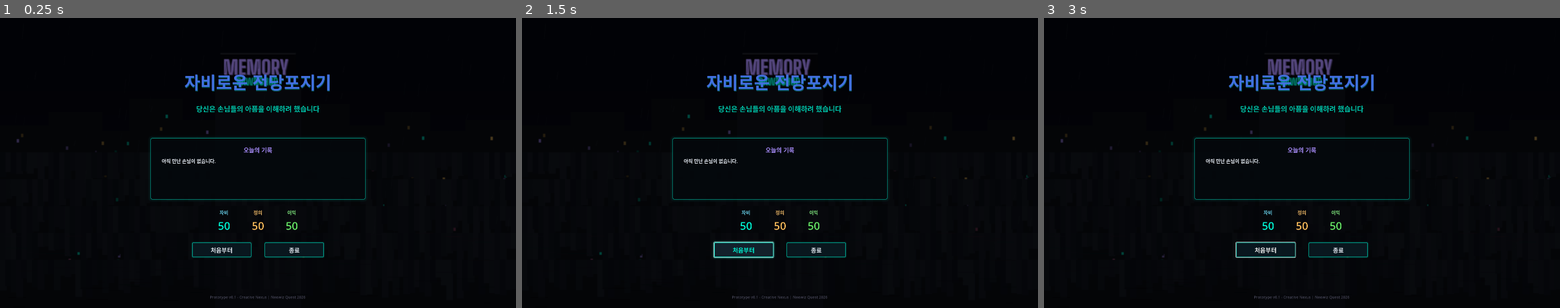
Above: before the commit, frames 1-3 (left to right).
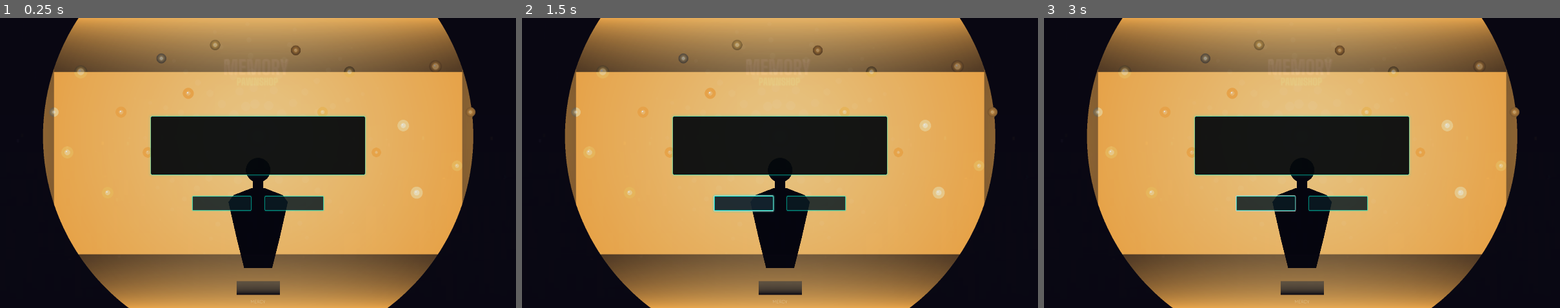
Above: after the commit, the same moments.

Repository: yonghwan1106/neowiz-quest-pawnshop
Game: Godot game, scene res://scenes/ending.tscn
The game is run twice, just before and just after one commit, with the same random seed, the same clock (stepped at 60 frames per second) and the same inputs. This scene is started directly instead of the project's main scene.
Inputs (mouse positions are in pixels of both pictures, inside the frame that each line leads up to):
- Up to frame 1 (0.25 s): no input
- Up to frame 2 (1.5 s): click "처음부터" at 0.5 s; click "처음부터" at 1.25 s
- Up to frame 3 (3 s): click "처음부터" at 2 s; tap Enter at 2.75 s; move the mouse to (1415, 148) at 2.77 s; click (1415, 148) at 2.92 s

The runs differ from the first frame. In frame 1, 65% of the frame differs, in the area x 3-98%, y 0-100%; in frame 2, 66%; in frame 3, 65%.

Commit message:
Add ending illustrations, UI icons, and particle effect reference
- Add 3 ending illustrations (mercy, justice, profit) with Neo-Noir style
- Add 4 UI icons for reputation system (mercy, justice, profit, memory)
- Add interactive memory orb particle effect reference (p5.js HTML)
- Update ending.tscn to display ending-specific illustrations
- Update pawnshop.tscn with reputation icons in UI panel
- Include design philosophy documentation for visual consistency

🤖 Generated with Claude Code

Co-Authored-By: Claude <noreply@anthropic.com>

Diff:
--- a/prototype/resources/theme_neowiz.tres
+++ b/prototype/resources/theme_neowiz.tres
@@ -1,4 +1,8 @@
-[gd_resource type="Theme" format=3]
+[gd_resource type="Theme" load_steps=16 format=3]
+
+[ext_resource type="FontFile" path="res://assets/fonts/NotoSansKR-Regular.ttf" id="1_font_regular"]
+[ext_resource type="FontFile" path="res://assets/fonts/NotoSansKR-Bold.ttf" id="2_font_bold"]
+[ext_resource type="FontFile" path="res://assets/fonts/BlackHanSans-Regular.ttf" id="3_font_title"]
 
 [sub_resource type="StyleBoxFlat" id="StyleBoxFlat_button_normal"]
 bg_color = Color(0.04, 0.06, 0.1, 0.8)
@@ -144,13 +148,15 @@
 
 [resource]
 default_base_scale = 1.0
-default_font_size = 18
+default_font = ExtResource("1_font_regular")
+default_font_size = 20
 
 Button/colors/font_color = Color(0.89, 0.91, 0.94, 1)
 Button/colors/font_hover_color = Color(0, 0.96, 0.83, 1)
 Button/colors/font_pressed_color = Color(1, 1, 1, 1)
 Button/colors/font_disabled_color = Color(0.5, 0.5, 0.55, 0.7)
-Button/font_sizes/font_size = 20
+Button/fonts/font = ExtResource("2_font_bold")
+Button/font_sizes/font_size = 22
 Button/styles/normal = SubResource("StyleBoxFlat_button_normal")
 Button/styles/hover = SubResource("StyleBoxFlat_button_hover")
 Button/styles/pressed = SubResource("StyleBoxFlat_button_pressed")
@@ -160,13 +166,15 @@
 Label/colors/font_shadow_color = Color(0, 0, 0, 0.5)
 Label/constants/shadow_offset_x = 1
 Label/constants/shadow_offset_y = 1
-Label/font_sizes/font_size = 18
+Label/fonts/font = ExtResource("1_font_regular")
+Label/font_sizes/font_size = 20
 
 Panel/styles/panel = SubResource("StyleBoxFlat_panel")
 
 PanelContainer/styles/panel = SubResource("StyleBoxFlat_dialogue_box")
 
 ProgressBar/colors/font_color = Color(0.89, 0.91, 0.94, 1)
+ProgressBar/fonts/font = ExtResource("1_font_regular")
 ProgressBar/styles/background = SubResource("StyleBoxFlat_progress_bg")
 ProgressBar/styles/fill = SubResource("StyleBoxFlat_progress_fill")
 
@@ -174,14 +182,18 @@
 LineEdit/colors/font_placeholder_color = Color(0.5, 0.55, 0.6, 0.7)
 LineEdit/colors/caret_color = Color(0, 0.96, 0.83, 1)
 LineEdit/colors/selection_color = Color(0.65, 0.55, 0.98, 0.4)
+LineEdit/fonts/font = ExtResource("1_font_regular")
 LineEdit/styles/normal = SubResource("StyleBoxFlat_lineedit")
 LineEdit/styles/focus = SubResource("StyleBoxFlat_lineedit_focus")
 
 RichTextLabel/colors/default_color = Color(0.89, 0.91, 0.94, 1)
-RichTextLabel/font_sizes/normal_font_size = 18
+RichTextLabel/fonts/normal_font = ExtResource("1_font_regular")
+RichTextLabel/fonts/bold_font = ExtResource("2_font_bold")
+RichTextLabel/font_sizes/normal_font_size = 20
 
 PopupMenu/colors/font_color = Color(0.89, 0.91, 0.94, 1)
 PopupMenu/colors/font_hover_color = Color(0, 0.96, 0.83, 1)
+PopupMenu/fonts/font = ExtResource("1_font_regular")
 PopupMenu/styles/panel = SubResource("StyleBoxFlat_popup")
 PopupMenu/styles/separator = SubResource("StyleBoxFlat_separator")
 
--- a/prototype/scenes/ending.tscn
+++ b/prototype/scenes/ending.tscn
@@ -1,8 +1,11 @@
-[gd_scene load_steps=4 format=3 uid="uid://f6yk1v8k2q1y7"]
+[gd_scene load_steps=7 format=3 uid="uid://f6yk1v8k2q1y7"]
 
 [ext_resource type="Script" path="res://scripts/ending.gd" id="1_ending"]
 [ext_resource type="Texture2D" path="res://assets/backgrounds/bg_title.png" id="2_bg"]
 [ext_resource type="Theme" path="res://resources/theme_neowiz.tres" id="3_theme"]
+[ext_resource type="Texture2D" path="res://assets/illustrations/ending_mercy.png" id="4_ending_mercy"]
+[ext_resource type="Texture2D" path="res://assets/illustrations/ending_justice.png" id="5_ending_justice"]
+[ext_resource type="Texture2D" path="res://assets/illustrations/ending_profit.png" id="6_ending_profit"]
 
 [node name="Ending" type="Control"]
 layout_mode = 3
@@ -33,6 +36,18 @@
 grow_horizontal = 2
 grow_vertical = 2
 color = Color(0, 0, 0, 0.5)
+
+[node name="EndingIllustration" type="TextureRect" parent="."]
+layout_mode = 1
+anchors_preset = 15
+anchor_right = 1.0
+anchor_bottom = 1.0
+grow_horizontal = 2
+grow_vertical = 2
+texture = ExtResource("4_ending_mercy")
+expand_mode = 1
+stretch_mode = 6
+modulate = Color(1, 1, 1, 0.9)
 
 [node name="VBoxContainer" type="VBoxContainer" parent="."]
 layout_mode = 1
--- a/prototype/scenes/pawnshop.tscn
+++ b/prototype/scenes/pawnshop.tscn
@@ -1,10 +1,14 @@
-[gd_scene load_steps=6 format=3 uid="uid://c3yk8v5k9q8y4"]
+[gd_scene load_steps=10 format=3 uid="uid://c3yk8v5k9q8y4"]
 
 [ext_resource type="Script" path="res://scripts/pawnshop.gd" id="1_pawnshop"]
 [ext_resource type="Texture2D" path="res://assets/backgrounds/bg_pawnshop.png" id="2_bg"]
 [ext_resource type="Theme" path="res://resources/theme_neowiz.tres" id="3_theme"]
 [ext_resource type="Texture2D" path="res://assets/effects/memory_orb.png" id="4_orb"]
 [ext_resource type="Texture2D" path="res://assets/effects/memory_orb_cyan.png" id="5_orb_cyan"]
+[ext_resource type="Texture2D" path="res://assets/ui/icon_mercy.png" id="6_icon_mercy"]
+[ext_resource type="Texture2D" path="res://assets/ui/icon_justice.png" id="7_icon_justice"]
+[ext_resource type="Texture2D" path="res://assets/ui/icon_profit.png" id="8_icon_profit"]
+[ext_resource type="Texture2D" path="res://assets/ui/icon_memory.png" id="9_icon_memory"]
 
 [node name="Pawnshop" type="Control"]
 layout_mode = 3
@@ -137,48 +141,72 @@
 
 [node name="MercyBar" type="HBoxContainer" parent="UI/ReputationPanel/VBox"]
 layout_mode = 2
+theme_override_constants/separation = 8
+
+[node name="Icon" type="TextureRect" parent="UI/ReputationPanel/VBox/MercyBar"]
+custom_minimum_size = Vector2(24, 24)
+layout_mode = 2
+texture = ExtResource("6_icon_mercy")
+expand_mode = 1
+stretch_mode = 5
 
 [node name="Label" type="Label" parent="UI/ReputationPanel/VBox/MercyBar"]
-custom_minimum_size = Vector2(60, 0)
+custom_minimum_size = Vector2(45, 0)
 layout_mode = 2
 theme_override_colors/font_color = Color(0.4, 0.8, 0.9, 1)
 theme_override_font_sizes/font_size = 16
 text = "자비"
 
 [node name="ProgressBar" type="ProgressBar" parent="UI/ReputationPanel/VBox/MercyBar"]
-custom_minimum_size = Vector2(150, 20)
+custom_minimum_size = Vector2(130, 20)
 layout_mode = 2
 value = 50.0
 show_percentage = false
 
 [node name="JusticeBar" type="HBoxContainer" parent="UI/ReputationPanel/VBox"]
 layout_mode = 2
+theme_override_constants/separation = 8
+
+[node name="Icon" type="TextureRect" parent="UI/ReputationPanel/VBox/JusticeBar"]
+custom_minimum_size = Vector2(24, 24)
+layout_mode = 2
+texture = ExtResource("7_icon_justice")
+expand_mode = 1
+stretch_mode = 5
 
 [node name="Label" type="Label" parent="UI/ReputationPanel/VBox/JusticeBar"]
-custom_minimum_size = Vector2(60, 0)
+custom_minimum_size = Vector2(45, 0)
 layout_mode = 2
 theme_override_colors/font_color = Color(0.9, 0.7, 0.4, 1)
 theme_override_font_sizes/font_size = 16
 text = "정의"
 
 [node name="ProgressBar" type="ProgressBar" parent="UI/ReputationPanel/VBox/JusticeBar"]
-custom_minimum_size = Vector2(150, 20)
+custom_minimum_size = Vector2(130, 20)
 layout_mode = 2
 value = 50.0
 show_percentage = false
 
 [node name="ProfitBar" type="HBoxContainer" parent="UI/ReputationPanel/VBox"]
 layout_mode = 2
+theme_override_constants/separation = 8
+
+[node name="Icon" type="TextureRect" parent="UI/ReputationPanel/VBox/ProfitBar"]
+custom_minimum_size = Vector2(24, 24)
+layout_mode = 2
+texture = ExtResource("8_icon_profit")
+expand_mode = 1
+stretch_mode = 5
 
 [node name="Label" type="Label" parent="UI/ReputationPanel/VBox/ProfitBar"]
-custom_minimum_size = Vector2(60, 0)
+custom_minimum_size = Vector2(45, 0)
 layout_mode = 2
 theme_override_colors/font_color = Color(0.5, 0.9, 0.5, 1)
 theme_override_font_sizes/font_size = 16
 text = "이익"
 
 [node name="ProgressBar" type="ProgressBar" parent="UI/ReputationPanel/VBox/ProfitBar"]
-custom_minimum_size = Vector2(150, 20)
+custom_minimum_size = Vector2(130, 20)
 layout_mode = 2
 value = 50.0
 show_percentage = false
--- a/prototype/scripts/dialogue.gd
+++ b/prototype/scripts/dialogue.gd
@@ -28,6 +28,7 @@
 	"minji": "res://assets/portraits/portrait_minji.png",
 	"park_elder": "res://assets/portraits/portrait_park_elder.png",
 	"jung": "res://assets/portraits/portrait_jung.png",
+	"jung_seokhyun": "res://assets/portraits/portrait_jung.png",
 	"jinwoo": "res://assets/portraits/portrait_jinwoo.png"
 }
 
--- a/prototype/scripts/ending.gd
+++ b/prototype/scripts/ending.gd
@@ -12,6 +12,14 @@
 @onready var profit_value: Label = $VBoxContainer/ReputationSummary/ProfitBox/Value
 @onready var restart_button: Button = $VBoxContainer/ButtonContainer/RestartButton
 @onready var quit_button: Button = $VBoxContainer/ButtonContainer/QuitButton
+@onready var ending_illustration: TextureRect = $EndingIllustration
+
+# 엔딩 일러스트 리소스
+var ending_illustrations = {
+	"mercy": preload("res://assets/illustrations/ending_mercy.png"),
+	"justice": preload("res://assets/illustrations/ending_justice.png"),
+	"profit": preload("res://assets/illustrations/ending_profit.png")
+}
 
 func _ready() -> void:
 	restart_button.pressed.connect(_on_restart_pressed)
@@ -71,6 +79,10 @@
 			return "알 수 없음"
 
 func _set_ending_message(ending_type: String) -> void:
+	# 엔딩 일러스트 설정
+	if ending_illustrations.has(ending_type) and ending_illustration:
+		ending_illustration.texture = ending_illustrations[ending_type]
+
 	match ending_type:
 		"mercy":
 			ending_title.text = "자비로운 전당포지기"
--- a/prototype/scripts/pawnshop.gd
+++ b/prototype/scripts/pawnshop.gd
@@ -18,7 +18,8 @@
 const PORTRAIT_PATHS: Dictionary = {
 	"minji": "res://assets/portraits/portrait_minji.png",
 	"park_elder": "res://assets/portraits/portrait_park_elder.png",
-	"jung": "res://assets/portraits/portrait_jung.png"
+	"jung": "res://assets/portraits/portrait_jung.png",
+	"jung_seokhyun": "res://assets/portraits/portrait_jung.png"
 }
 
 var customer_entered: bool = false
Binary file added: prototype/assets/fonts/BlackHanSans-Regular.ttf
Binary file added: prototype/assets/fonts/NotoSansKR-Bold.ttf
Binary file added: prototype/assets/fonts/NotoSansKR-Regular.ttf
Binary file added: prototype/assets/illustrations/ending_justice.png
Binary file added: prototype/assets/illustrations/ending_mercy.png
Binary file added: prototype/assets/illustrations/ending_profit.png
Binary file added: prototype/assets/ui/icon_justice.png
Binary file added: prototype/assets/ui/icon_memory.png
Binary file added: prototype/assets/ui/icon_mercy.png
Binary file added: prototype/assets/ui/icon_profit.png
Not shown, added: prototype/assets/effects/memory_orb_philosophy.md
Not shown, added: prototype/assets/effects/memory_orb_reference.html
(and 3 more such lines)
